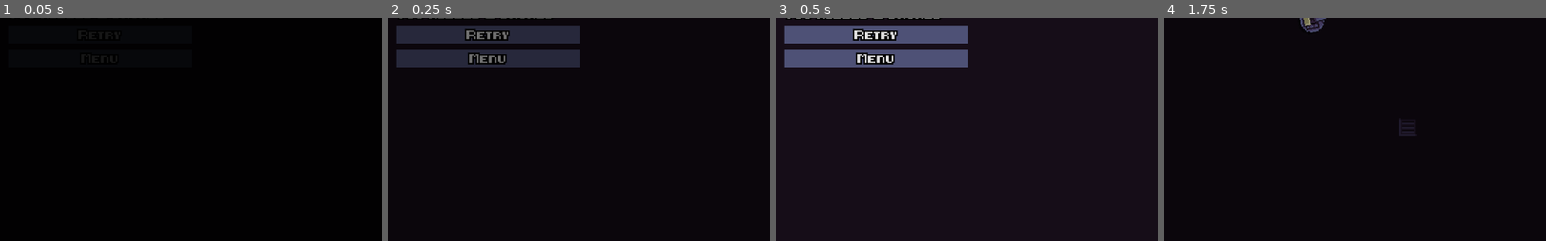
Above: before the commit, frames 1-4 (left to right).
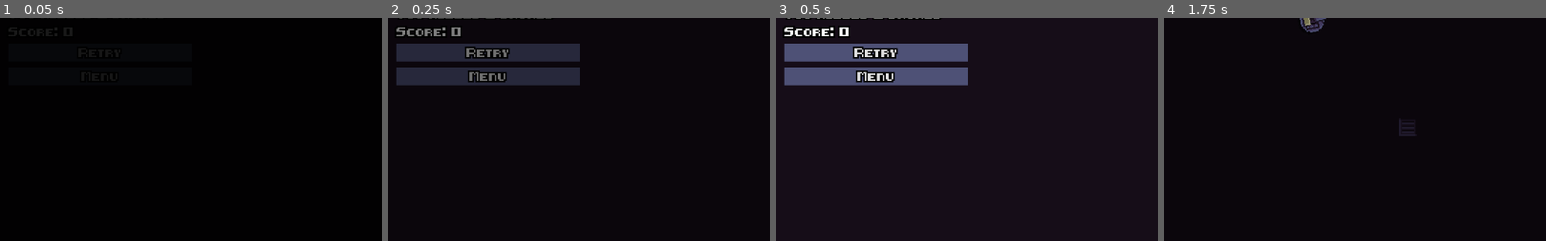
Above: after the commit, the same moments.

Repository: backwardspy/firepower
Game: Godot game, scene res://states/GameOver.tscn
Same seed, same stepped clock (60 frames per second), same inputs: the game is played once before the commit and once after it. This scene is started directly instead of the project's main scene. Sound files missing from this copy of the repository are replaced by a short silence.
Inputs (mouse positions are % of the whole screen's width and height, from its top left):
- Up to frame 1 (0.05 s): no input
- Up to frame 2 (0.25 s): no input
- Up to frame 3 (0.5 s): no input
- Up to frame 4 (1.75 s): click "Retry" at 0.5 s; move the mouse to (72, 45) at 1.27 s; press the mouse at (72, 45) at 1.28 s; hold D (right) from 1.28 s (still down)
The pictures show only the part of the screen within x 37-87%, y 50-100%; the shares and areas given below are measured in that part.

The runs differ from the first frame. In frame 2, 9.9% of the frame differs, in the area x 2-51%, y 3-31%; in frame 3, 10%; in frame 4, nothing differs.

Commit message:
add a combined score readout

Diff:
--- a/player/ScoreTracker.gd
+++ b/player/ScoreTracker.gd
@@ -15,6 +15,9 @@
 func get_mobs_killed() -> int:
     return _mobs_killed
 
+func calculate_score() -> int:
+    return _scrap_earned + _mobs_killed * 10
+
 func reset():
     _scrap_earned = 0
     _mobs_killed = 0
--- a/states/GameEnd.tscn
+++ b/states/GameEnd.tscn
@@ -6,6 +6,7 @@
 [ext_resource path="res://effects/Fadein.tscn" type="PackedScene" id=4]
 [ext_resource path="res://ui/game_end/ScrapLabel.gd" type="Script" id=5]
 [ext_resource path="res://ui/game_end/KillsLabel.gd" type="Script" id=6]
+[ext_resource path="res://ui/game_end/Score.gd" type="Script" id=7]
 
 [node name="Root" type="Control"]
 anchor_right = 1.0
@@ -25,9 +26,9 @@
 anchor_left = 0.5
 anchor_right = 0.5
 margin_left = -157.0
-margin_top = 38.0
+margin_top = 27.0
 margin_right = 158.0
-margin_bottom = 234.0
+margin_bottom = 223.0
 __meta__ = {
 "_edit_use_anchors_": false
 }
@@ -69,13 +70,20 @@
 autowrap = true
 script = ExtResource( 6 )
 
+[node name="Score" type="Label" parent="GameTextBox"]
+margin_top = 140.0
+margin_right = 315.0
+margin_bottom = 148.0
+text = "Score: 90620"
+script = ExtResource( 7 )
+
 [node name="MetaTextBox" type="VBoxContainer" parent="."]
 anchor_left = 0.5
 anchor_right = 0.5
 margin_left = -157.0
-margin_top = 186.5
+margin_top = 192.5
 margin_right = 158.0
-margin_bottom = 241.5
+margin_bottom = 247.5
 __meta__ = {
 "_edit_use_anchors_": false
 }
@@ -114,6 +122,7 @@
 }
 
 [node name="Fadein" parent="." instance=ExtResource( 4 )]
+visible = false
 
 [node name="Blackout" type="ColorRect" parent="."]
 visible = false
--- a/states/GameOver.gd
+++ b/states/GameOver.gd
@@ -33,3 +33,4 @@
     var scores: ScoreTracker = get_node("/root/ScoreTracker")
     $ControlsBox/ScrapEarned.text = "You earned %s Scrap" % scores.get_scrap_earned()
     $ControlsBox/MobsKilled.text = "You killed %s drones" % scores.get_mobs_killed()
+    $ControlsBox/Score.text = "Score: %s" % scores.calculate_score()
--- a/states/GameOver.tscn
+++ b/states/GameOver.tscn
@@ -54,16 +54,22 @@
 margin_bottom = 36.0
 text = "You killed 256 drones"
 
-[node name="Retry" type="Button" parent="ControlsBox"]
+[node name="Score" type="Label" parent="ControlsBox"]
 margin_top = 40.0
 margin_right = 123.0
-margin_bottom = 52.0
+margin_bottom = 48.0
+text = "Score: 90620"
+
+[node name="Retry" type="Button" parent="ControlsBox"]
+margin_top = 52.0
+margin_right = 123.0
+margin_bottom = 64.0
 text = "Retry"
 
 [node name="QuitToMenu" type="Button" parent="ControlsBox"]
-margin_top = 56.0
+margin_top = 68.0
 margin_right = 123.0
-margin_bottom = 68.0
+margin_bottom = 80.0
 text = "Menu"
 __meta__ = {
 "_edit_use_anchors_": false
--- /dev/null
+++ b/ui/game_end/Score.gd
@@ -0,0 +1,6 @@
+extends Label
+
+onready var _score: ScoreTracker = get_node("/root/ScoreTracker")
+
+func _ready():
+    text = "Score: %s" % _score.calculate_score()
Not shown: 1 places in states/GameEnd.tscn that only renumber resources
